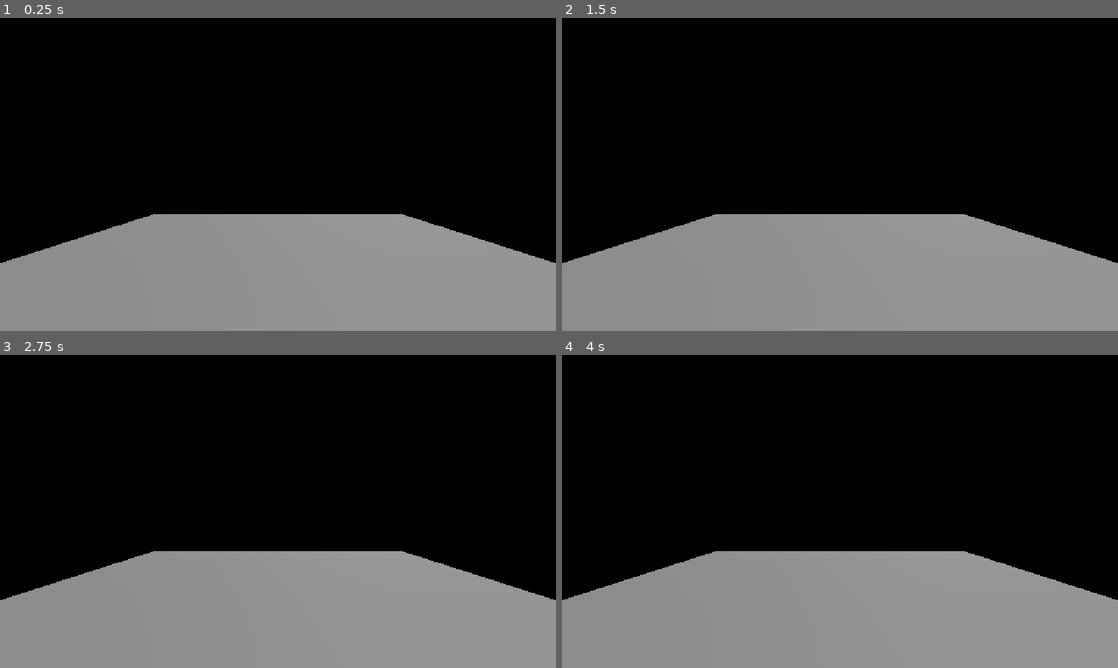
Above: before the commit, frames 1-4 (two rows, left to right).
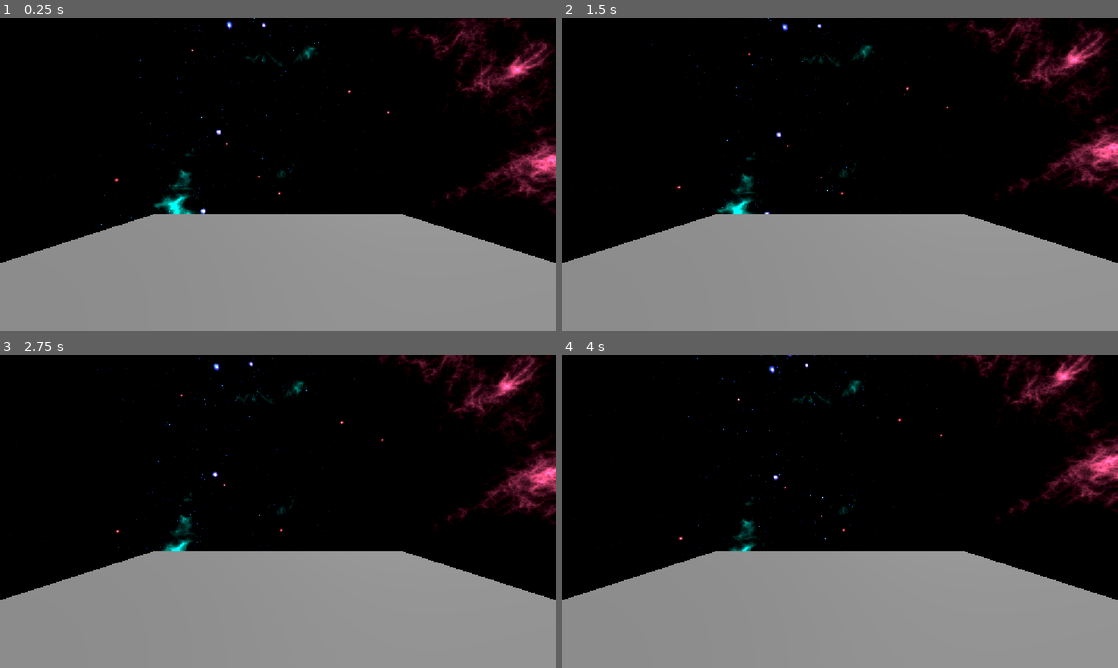
Above: after the commit, the same moments.

Repository: ThisIsNope/Hacknasa2026-Mission-Trainer
Game: Godot game, scene res://scenes/main.tscn
Same seed, same stepped clock (60 frames per second), same inputs: the game is played once before the commit and once after it.
Inputs:
- Up to frame 1 (0.25 s): no input
- Up to frame 2 (1.5 s): no input
- Up to frame 3 (2.75 s): no input
- Up to frame 4 (4 s): no input

The runs differ from the first frame. In frame 1, 4.9% of the frame differs, in the area x 6-100%, y 0-68%; in frame 2, 4.7%; in frame 3, 4.5%; in frame 4, 4.2%.

Commit message:
feat: skybox rotation

Diff:
--- a/scenes/main.tscn
+++ b/scenes/main.tscn
@@ -1,15 +1,21 @@
 [gd_scene format=3 uid="uid://dllewqgjutxww"]
+
+[ext_resource type="Texture2D" uid="uid://ojig6kqcvkrt" path="res://assets/panorama_image.png" id="1_o5qli"]
+[ext_resource type="Script" uid="uid://dk3jplabsrxls" path="res://scripts/world_environment.gd" id="2_0wfyh"]
 
 [sub_resource type="BoxMesh" id="BoxMesh_pv2mu"]
 
-[sub_resource type="PanoramaSkyMaterial" id="PanoramaSkyMaterial_426oi"]
+[sub_resource type="PanoramaSkyMaterial" id="PanoramaSkyMaterial_o5qli"]
+panorama = ExtResource("1_o5qli")
+energy_multiplier = 6.5
 
 [sub_resource type="Sky" id="Sky_ig7tw"]
-sky_material = SubResource("PanoramaSkyMaterial_426oi")
+sky_material = SubResource("PanoramaSkyMaterial_o5qli")
 
 [sub_resource type="Environment" id="Environment_0xm2m"]
 background_mode = 2
 sky = SubResource("Sky_ig7tw")
+ambient_light_energy = 0.0
 glow_enabled = true
 
 [node name="Main" type="Node3D" unique_id=1074344418]
@@ -30,5 +36,6 @@
 
 [node name="WorldEnvironment" type="WorldEnvironment" parent="env" unique_id=32756852]
 environment = SubResource("Environment_0xm2m")
+script = ExtResource("2_0wfyh")
 
 [node name="stage" type="Node3D" parent="." unique_id=963392303]
--- /dev/null
+++ b/scripts/world_environment.gd
@@ -0,0 +1,19 @@
+
+extends WorldEnvironment
+@export var world_environment: WorldEnvironment
+@export var velocidad_grados: float = 2.0
+
+# Called when the node enters the scene tree for the first time.
+func _ready() -> void:
+	pass # Replace with function body.
+
+
+# Called every frame. 'delta' is the elapsed time since the previous frame.
+
+func _process(delta: float) -> void:
+	if environment:
+		# Rota constantemente en el eje Y (horizontal)
+		environment.sky_rotation.z += deg_to_rad(velocidad_grados) * delta
+
+		# Evita que el número crezca infinitamente tras horas de juego
+		environment.sky_rotation.z = wrapf(environment.sky_rotation.z, 0.0, TAU)
Binary file added: assets/panorama_image.png
Not shown, added: assets/panorama_image.png.import
Not shown, added: scripts/world_environment.gd.uid
